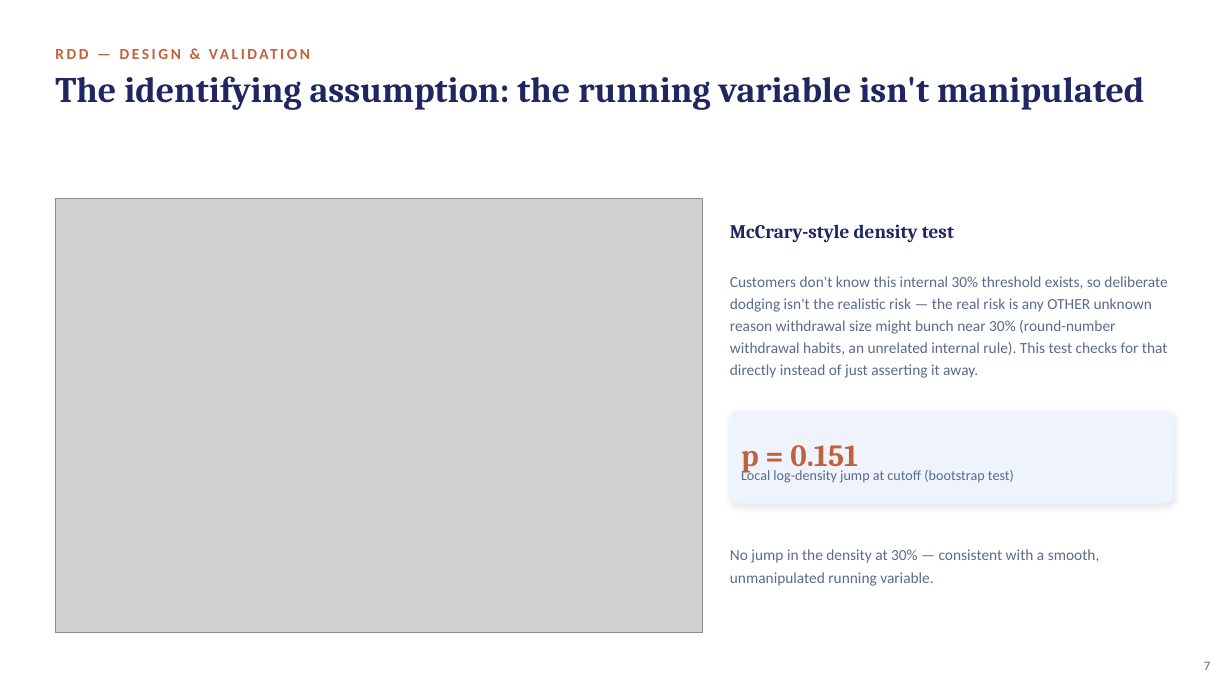
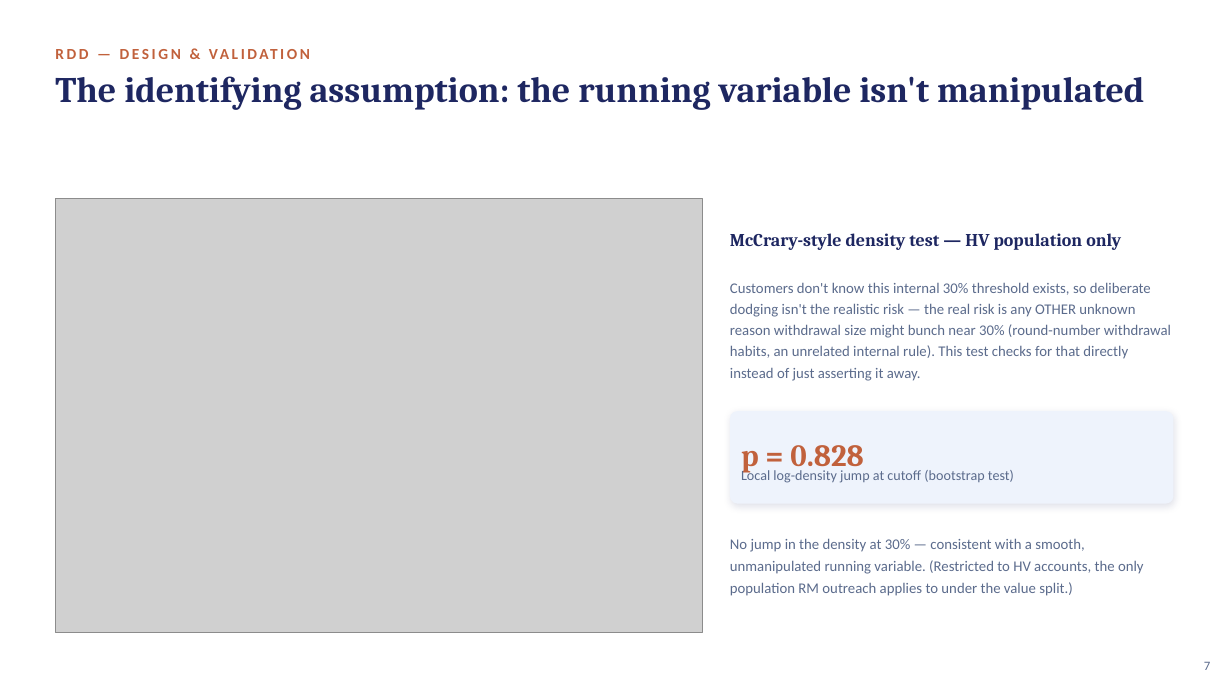
Before and after one commit to crystal1361/DDA-Retention, a slide deck: slide 7 of deck/vanguard_dda_deck.pptx. Drawn at 1232x693 pixels with LibreOffice and Linux fonts; fonts in the diff are those of the drawing; grey boxes stand for pictures. Boxes give left, top, right and bottom in pixels: in the first picture for what was removed or moved away, otherwise in the second. Text is boxed around its words. In the diff, an @@ line names an element or a change of style, - is before the commit and + after.

```diff
--- a/deck/vanguard_dda_deck.pptx
+++ b/deck/vanguard_dda_deck.pptx
@@ text at <box>730,233,1121,250</box>: text changed; size 15 to 14 pt @@
-McCrary-style density test
+McCrary-style density test — HV population only
@@ text "Customers don't know this internal ..." at <box>730,282,1171,381</box>: size 12 to 11.5 pt @@
@@ text at <box>741,445,863,474</box>: text changed @@
-p = 0.151
+p = 0.828
@@ text at <box>730,538,1144,596</box>: text changed; size 12 to 11.5 pt @@
-No jump in the density at 30% — consistent with a smooth, unmanipulated running variable.
+No jump in the density at 30% — consistent with a smooth, unmanipulated running variable. (Restricted to HV accounts, the only population RM outreach applies to under the value split.)
```
Also in this commit, not shown: 10 other slides changed, 8 slides added, 6 slides removed, 4 other files.
